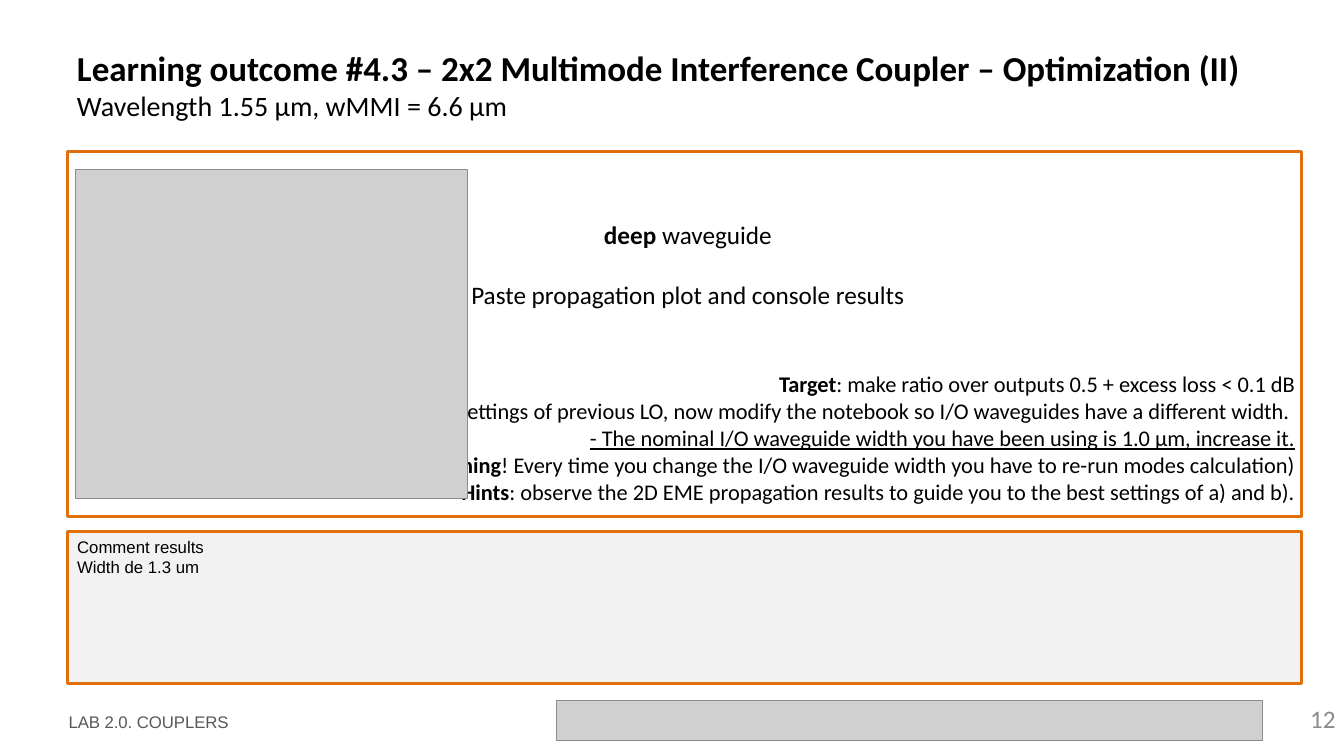
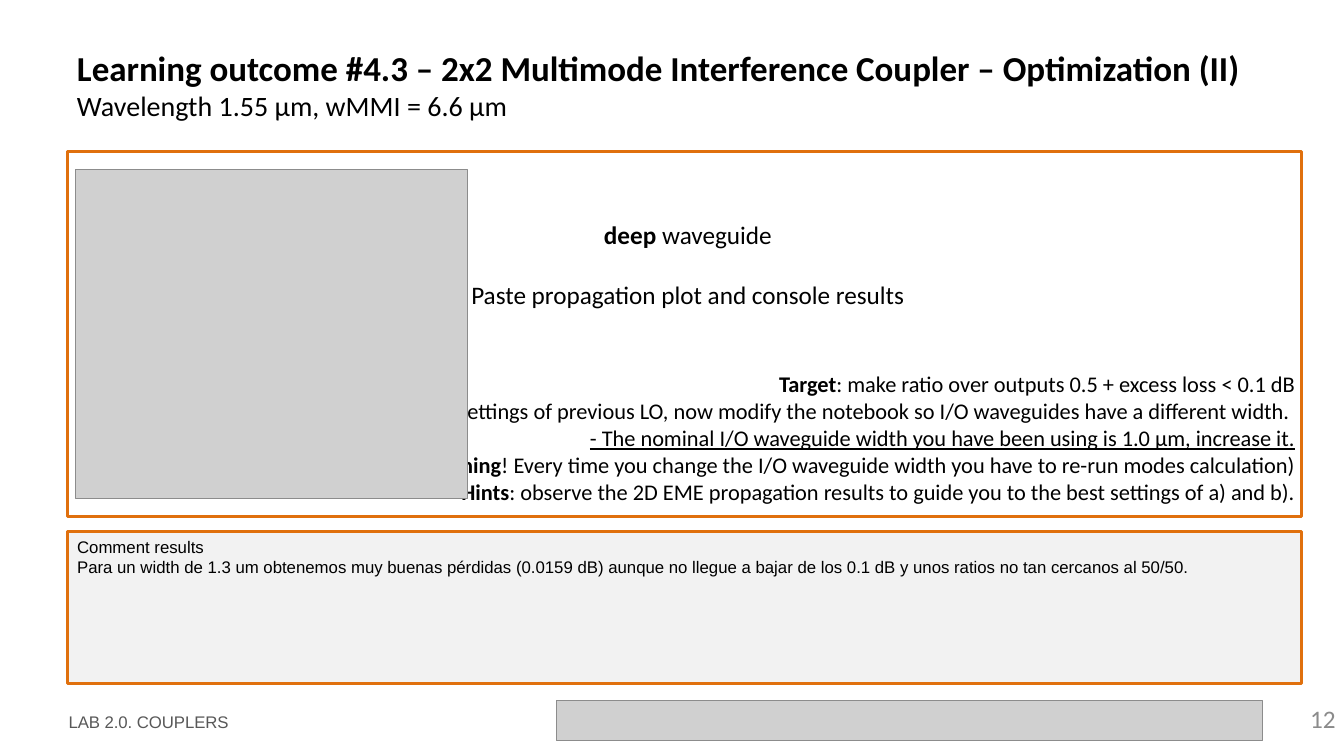
Before and after one commit to davidalcarria/pic-upv-lab2, a slide deck: slide 12 of LabBook_20.pptx. Drawn at 1344x756 pixels with LibreOffice and Linux fonts; fonts in the diff are those of the drawing; grey boxes stand for pictures; background and template pictures are left out. Boxes give left, top, right and bottom in pixels: in the first picture for what was removed or moved away, otherwise in the second. Text is boxed around its words. In the diff, an @@ line names an element or a change of style, - is before the commit and + after.

```diff
--- a/LabBook_20.pptx
+++ b/LabBook_20.pptx
@@ text in rectangle at (x1=77, y1=560, x2=1188, y2=577): text changed @@
-Width de 1.3 um
+Para un width de 1.3 um obtenemos muy buenas pérdidas (0.0159 dB) aunque no llegue a bajar de los 0.1 dB y unos ratios no tan cercanos al 50/50.
```
Also in this commit, not shown: 5 other slides changed.
